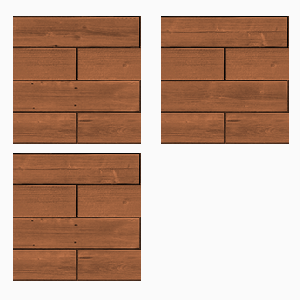
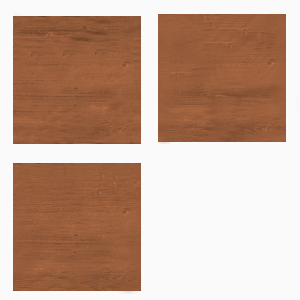
Layers edited between the first and the second w=300, h=300 image:
renamed "Слой 7" to "Слой 21", moved it above "Слой 16", painted on it over [158, 13, 298, 144]
renamed "Слой 8" to "Слой 16", painted on it over [13, 153, 142, 294]
renamed "Слой 6" to "Слой 15", painted on it over [13, 13, 141, 144]
